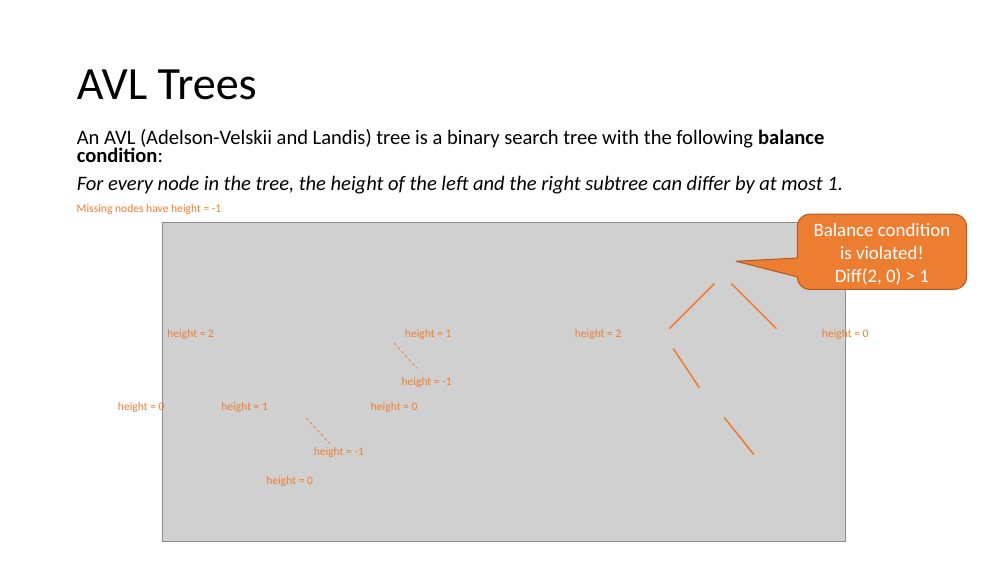
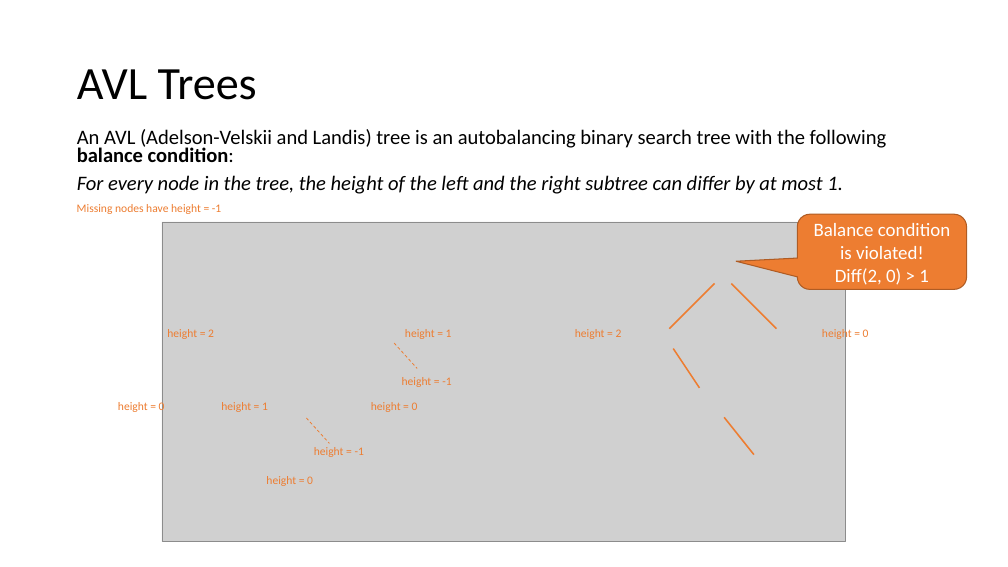
Before and after one commit to mhahsler/CS2341, a slide deck: slide 3 of Chapter4_Trees/slides/AVL_trees.pptx. Drawn at 1008x567 pixels with LibreOffice and Linux fonts; fonts in the diff are those of the drawing; grey boxes stand for pictures. Boxes give left, top, right and bottom in pixels: in the first picture for what was removed or moved away, otherwise in the second. Text is boxed around its words. In the diff, an @@ line names an element or a change of style, - is before the commit and + after.

```diff
--- a/Chapter4_Trees/slides/AVL_trees.pptx
+++ b/Chapter4_Trees/slides/AVL_trees.pptx
@@ text at (77, 129, 887, 162): text changed @@
-An AVL (Adelson-Velskii and Landis) tree is a binary search tree with the following balance condition:
+An AVL (Adelson-Velskii and Landis) tree is an autobalancing binary search tree with the following balance condition:
```
Also in this commit, not shown: 4 other slides changed, 1 other file.
